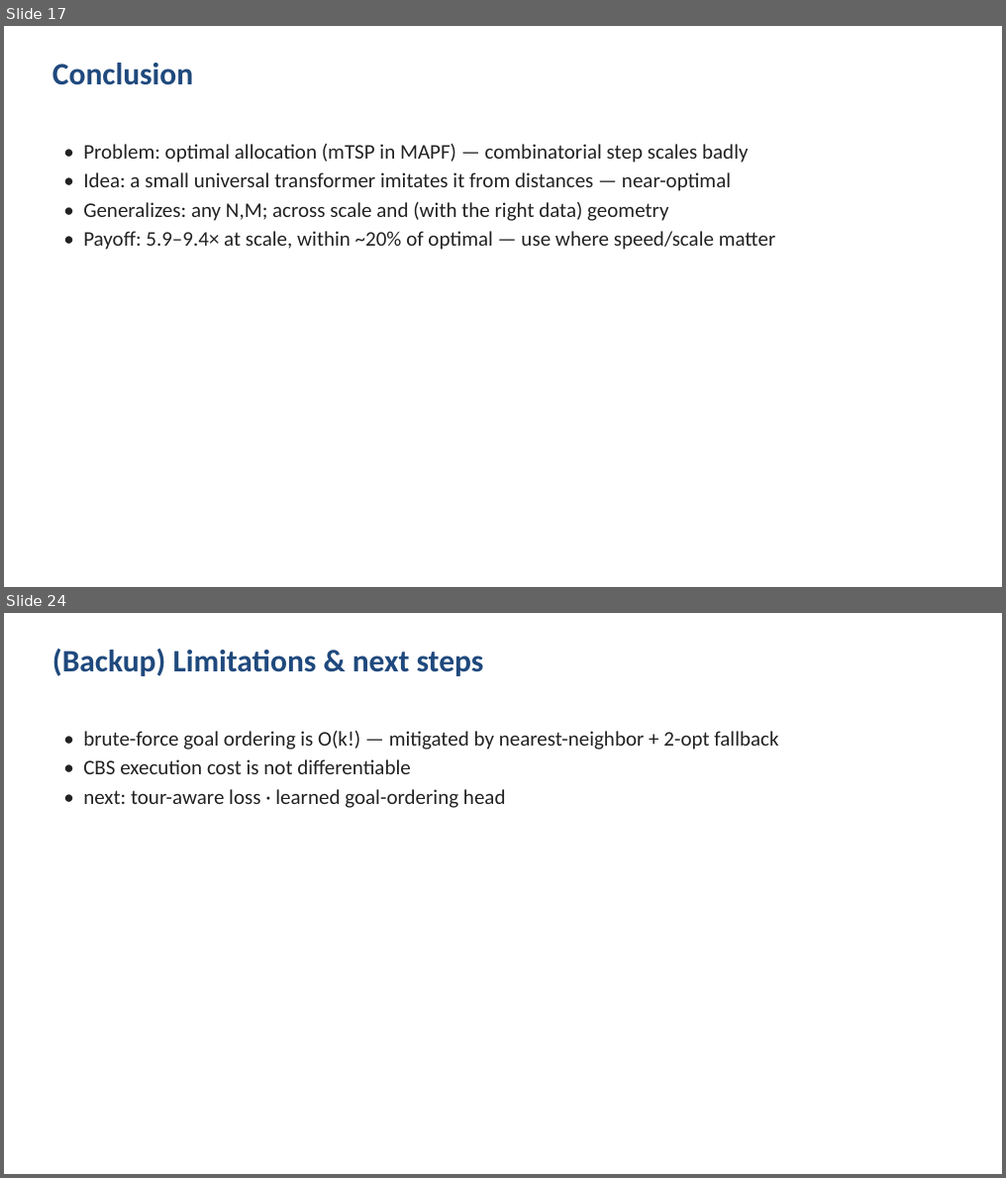
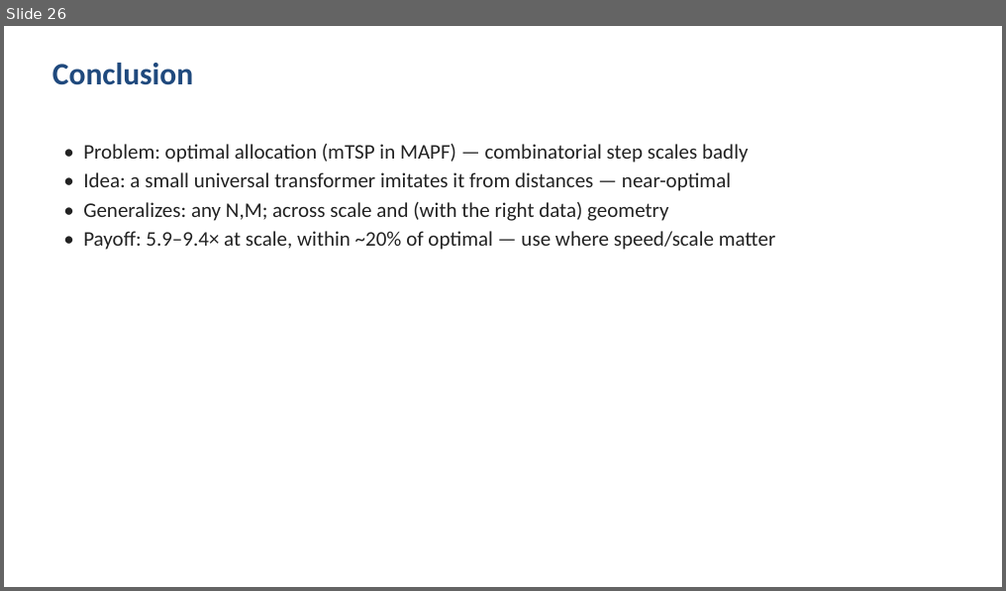
Before and after one commit to Dayan135/Neural_MCPF_Allocation, a slide deck: presentation/slides_claude.pptx. Shown one above the other, each under a label of ours: slides 17 and 24 before the commit, slide 26 after it; the slides between them are not shown. The pictures are 1006x1178 and 1006x591 pixels, drawn with LibreOffice and Linux fonts; fonts in the diff are those of the drawing. Boxes give left, top, right and bottom in pixels: in the first picture for what was removed or moved away, otherwise in the second. Text is boxed around its words. In the diff, an @@ line names an element or a change of style, - is before the commit and + after.

```diff
--- a/presentation/slides_claude.pptx
+++ b/presentation/slides_claude.pptx
@@ slide 24 removed at [4,613,1002,1174], background #FFFFFF @@
@@ text removed at [53,649,484,676] @@
-(Backup) Limitations & next steps
@@ text removed at [83,731,778,808] @@
-• brute-force goal ordering is O(k!) — mitigated by nearest-neighbor + 2-opt fallback
-• CBS execution cost is not differentiable
-• next: tour-aware loss · learned goal-ordering head
@@ what was slide 17 is now slide 26 @@
```
Also in this commit, not shown: 7 slides changed, 11 slides added, 4 other slides removed, 20 other files.
